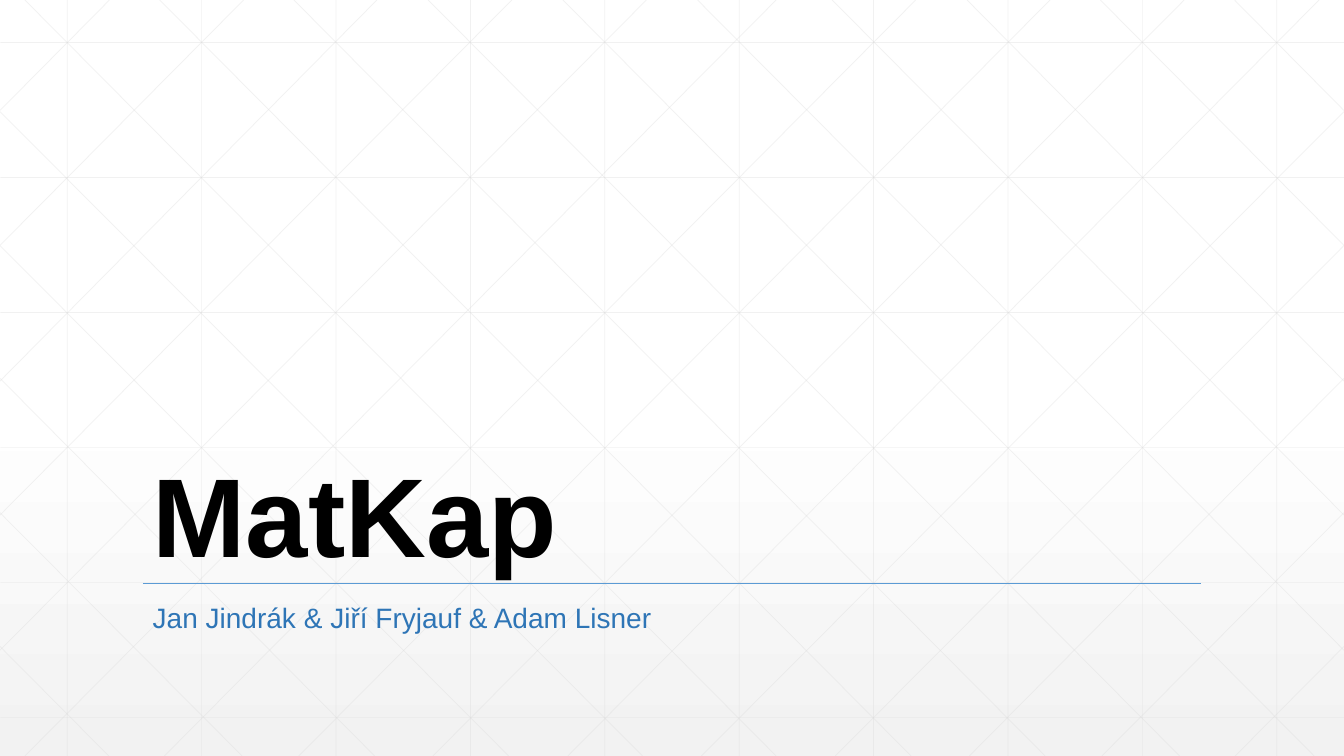
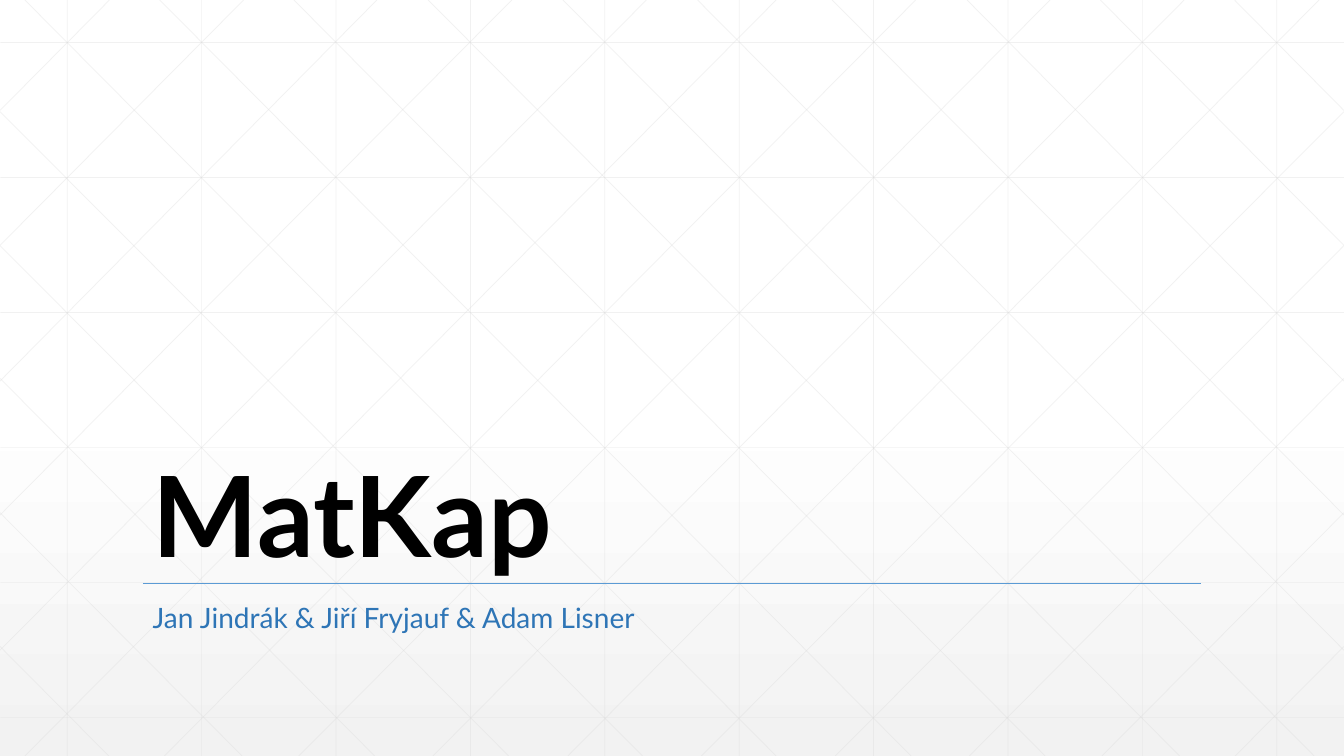
Before and after one commit to MetrKolben/MatKap, a slide deck: slide 1 of MatKap.pptx. Drawn at 1344x756 pixels with LibreOffice and Linux fonts; fonts in the diff are those of the drawing. Boxes give left, top, right and bottom in pixels: in the first picture for what was removed or moved away, otherwise in the second. Text is boxed around its words. In the diff, an @@ line names an element or a change of style, - is before the commit and + after.

```diff
--- a/MatKap.pptx
+++ b/MatKap.pptx
@@ title "MatKap" at (153, 476, 552, 576): font Arial to Lato @@
@@ subtitle "Jan Jindrák & Jiří Fryjauf ..." at (153, 607, 635, 633): font Arial to Lato @@
```
Also in this commit, not shown: 18 other slides changed.
